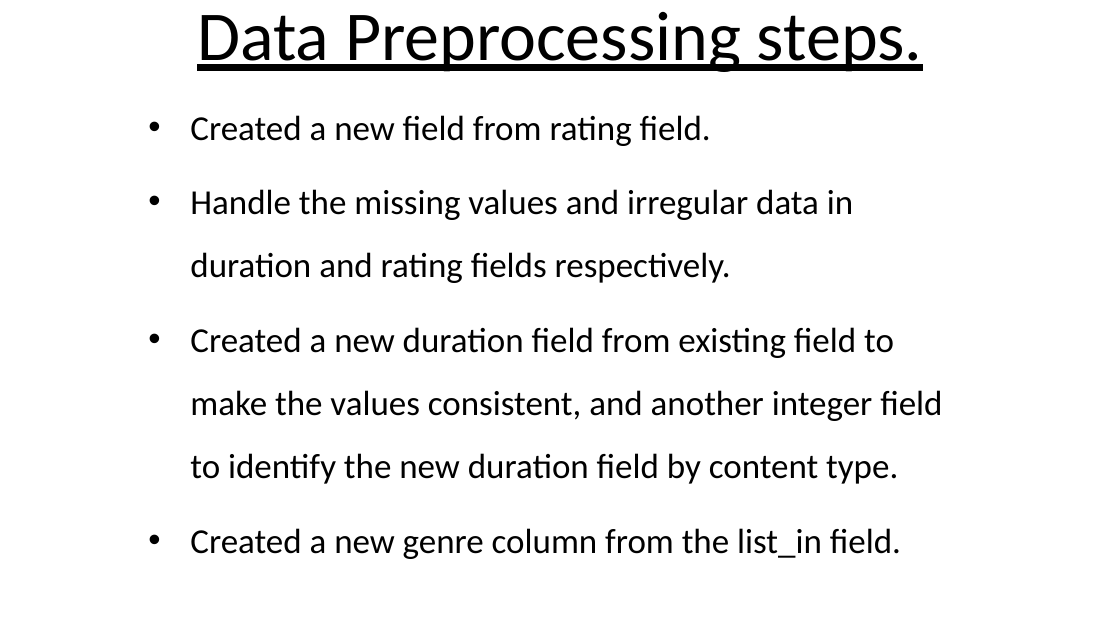
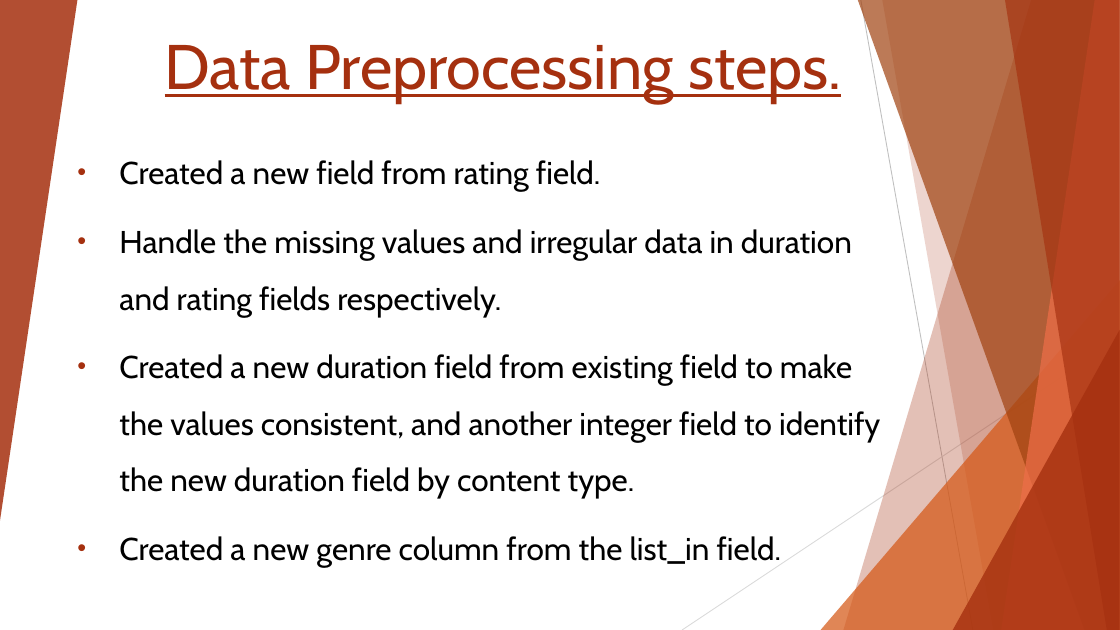
Before and after one commit to fanthony16/DataAnalysisNetFlix, a slide deck: slide 4 of NetFlix_TAIWO_OLUWAFEMI.pptx. Drawn at 1120x630 pixels with LibreOffice and Linux fonts; fonts in the diff are those of the drawing. Boxes give left, top, right and bottom in pixels: in the first picture for what was removed or moved away, otherwise in the second. Text is boxed around its words. In the diff, an @@ line names an element or a change of style, - is before the commit and + after.

```diff
--- a/NetFlix_TAIWO_OLUWAFEMI.pptx
+++ b/NetFlix_TAIWO_OLUWAFEMI.pptx
@@ group added at <box>0,0,1120,630</box>: 5 freeform shapes, 3 triangles, 2 lines @@
@@ title "Data Preprocessing steps.": place and size @@
-title "Data Preprocessing steps." at <box>197,12,923,72</box>
+title "Data Preprocessing steps." at <box>165,45,841,103</box>
@@ title "Data Preprocessing steps." at <box>165,45,841,103</box>: size 60 to 54 pt, font Calibri to Cabin, text colour #000000 to #A5300F; alignment centre to right; line spacing 0.9 to 1 @@
@@ subtitle "Created a new field from ...": place and size @@
-subtitle "Created a new field from ..." at <box>190,115,942,559</box>
+subtitle "Created a new field from ..." at <box>119,160,880,567</box>
@@ subtitle "Created a new field from ..." at <box>119,160,880,567</box>: size 30 to 27 pt, font Calibri to Cabin @@
```
Also in this commit, not shown: 12 other slides changed.
